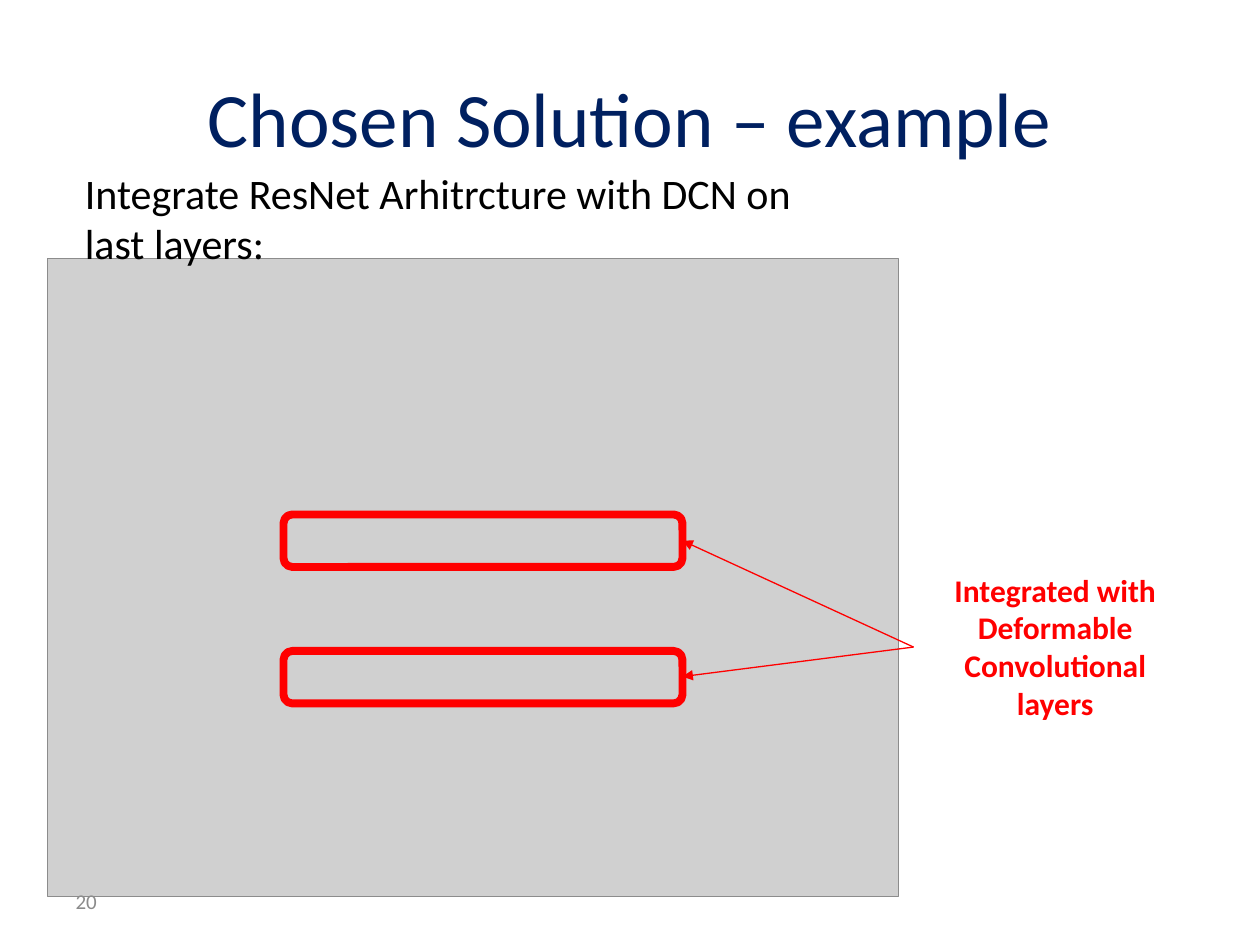
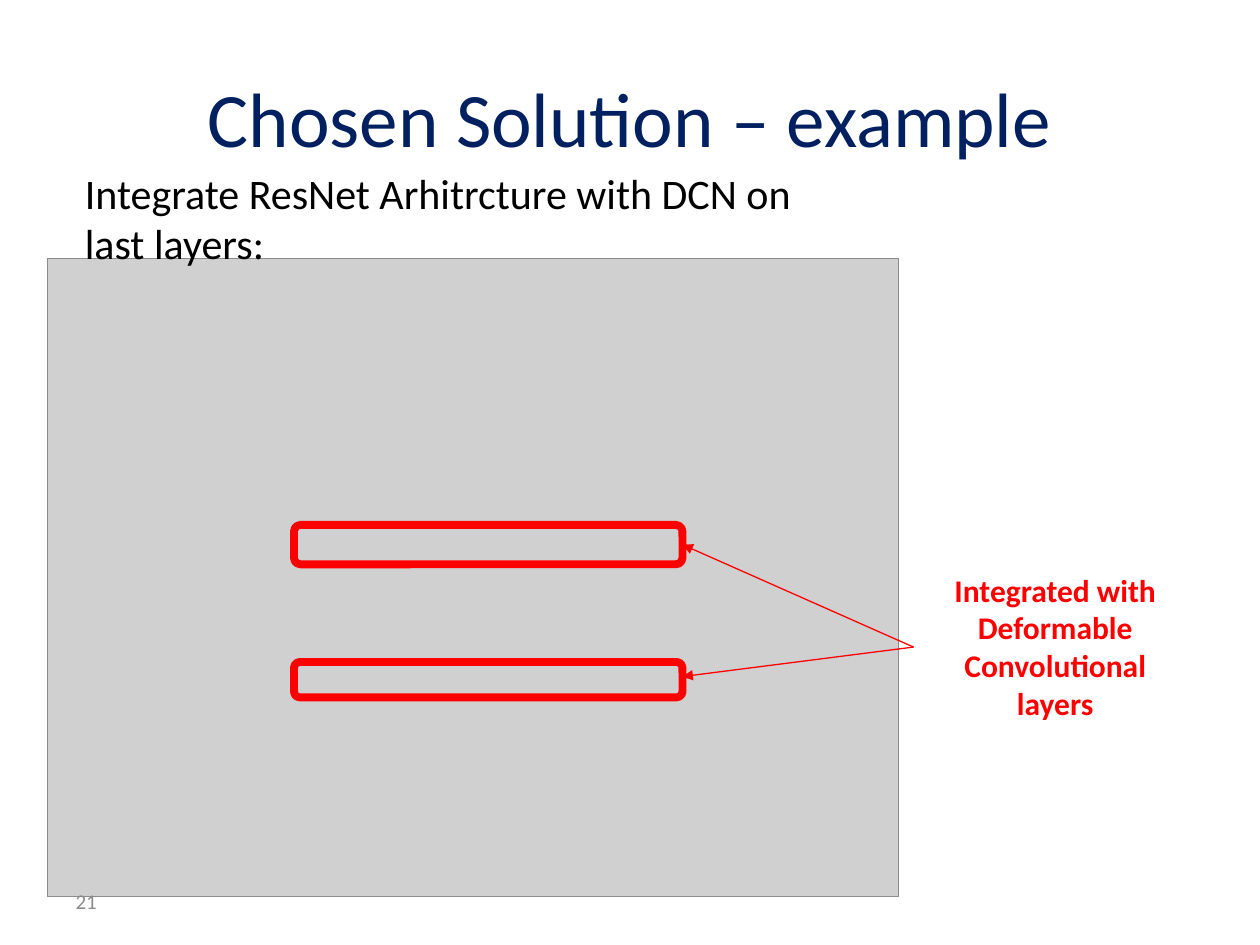
Before and after one commit to andyro2/Pneumonia-Detection-from-Chest-X-Rays-with-Robustness-to-Deformations, a slide deck: slide 21 of MidPresentation_Andy_Or.pptx (slide 20 before the commit). Drawn at 1260x945 pixels with LibreOffice and Linux fonts; fonts in the diff are those of the drawing; grey boxes stand for pictures; background and template pictures are left out. Boxes give left, top, right and bottom in pixels: in the first picture for what was removed or moved away, otherwise in the second. Text is boxed around its words. In the diff, an @@ line names an element or a change of style, - is before the commit and + after.

```diff
--- a/MidPresentation_Andy_Or.pptx
+++ b/MidPresentation_Andy_Or.pptx
@@ rounded rectangle resized from (x1=284, y1=514, x2=683, y2=567) to (x1=294, y1=525, x2=682, y2=564) @@
@@ arrow moved from (914, 648) - (683, 541) to (914, 648) - (683, 544) @@
@@ rounded rectangle resized from (x1=284, y1=651, x2=683, y2=704) to (x1=294, y1=662, x2=682, y2=697) @@
@@ page number at (x1=76, y1=891, x2=97, y2=909): text changed @@
-20
+21
```
Also in this commit, not shown: 7 other slides changed, 1 slide added.
